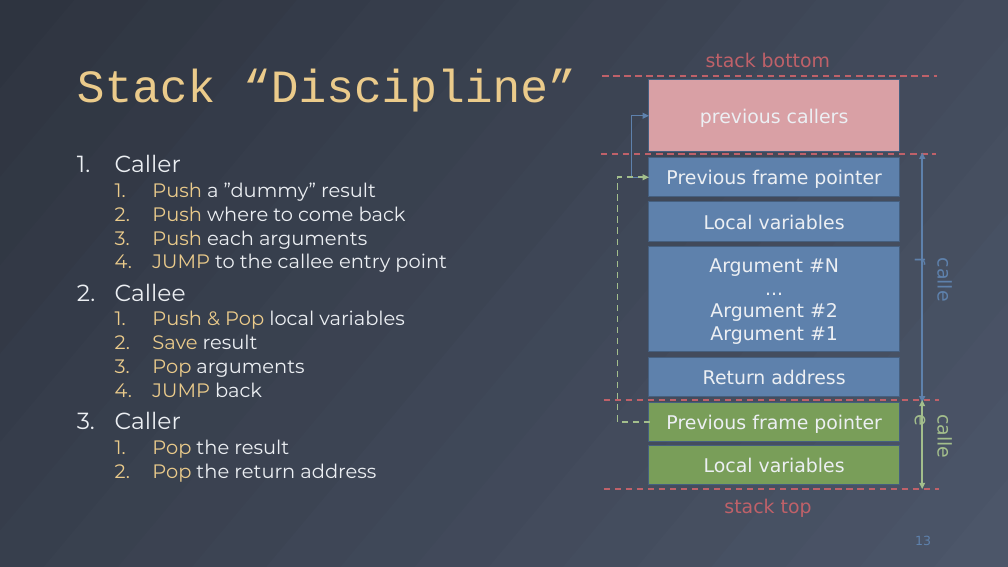
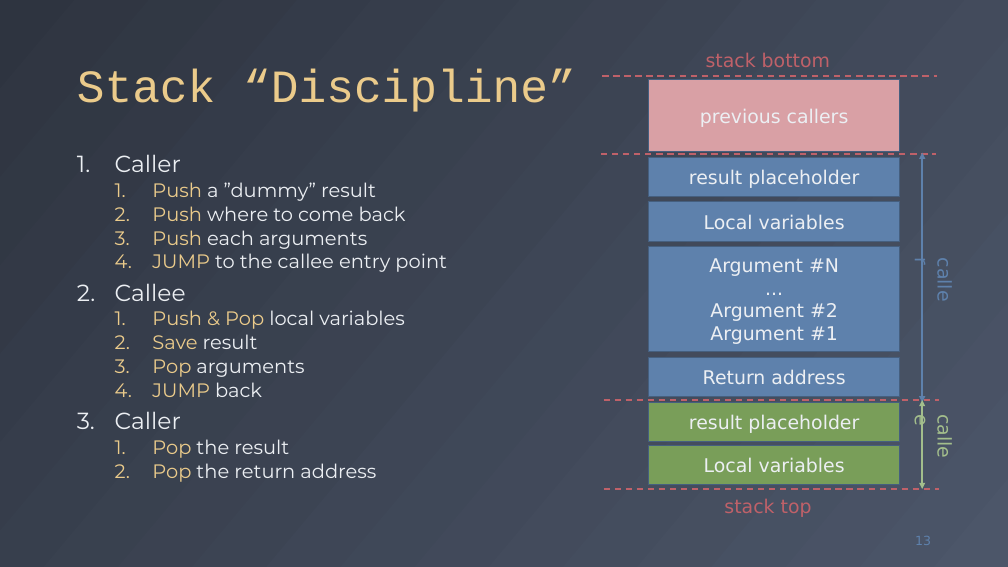
Before and after one commit to fchauvel/ntnu-idata2302-website, a slide deck: slide 13 of source/recursion/_static/procedure_calls/procedure_calls.pptx. Drawn at 1008x567 pixels with LibreOffice and Linux fonts; fonts in the diff are those of the drawing. Boxes give left, top, right and bottom in pixels: in the first picture for what was removed or moved away, otherwise in the second. Text is boxed around its words. In the diff, an @@ line names an element or a change of style, - is before the commit and + after.

```diff
--- a/source/recursion/_static/procedure_calls/procedure_calls.pptx
+++ b/source/recursion/_static/procedure_calls/procedure_calls.pptx
@@ elbow arrow removed from (650, 177) to (649, 116) @@
@@ elbow arrow removed from (650, 422) to (649, 177) @@
@@ text in rectangle at (x1=689, y1=169, x2=859, y2=188): text changed @@
-Previous frame pointer
+result placeholder
@@ text in rectangle at (x1=689, y1=414, x2=859, y2=433): text changed @@
-Previous frame pointer
+result placeholder
```
Also in this commit, not shown: 8 other slides changed, 2 slides added, 2 slides removed, 1 other file.
